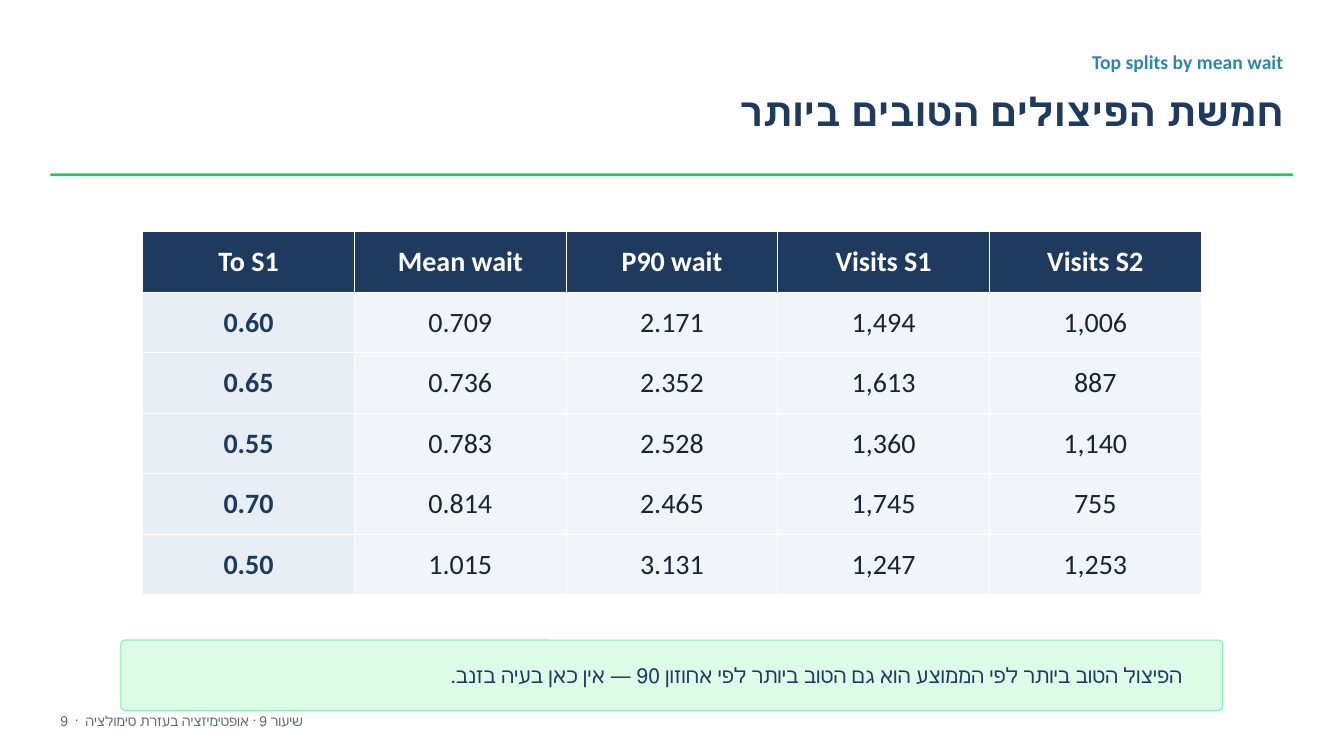
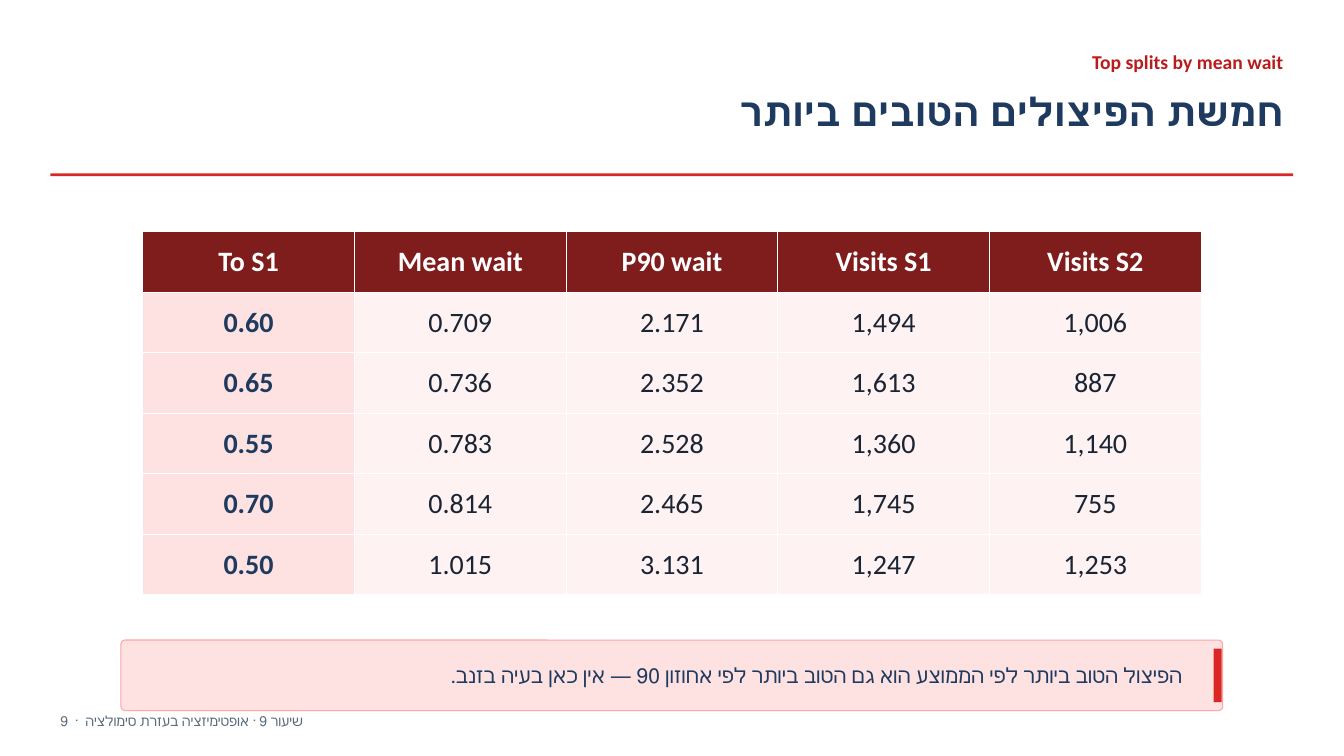
Before and after one commit to eliransher/sim_course, a slide deck: slide 10 of lectures/presentation/notebook_9_queueing_network_analysis.pptx. Drawn at 1344x756 pixels with LibreOffice and Linux fonts; fonts in the diff are those of the drawing. Boxes give left, top, right and bottom in pixels: in the first picture for what was removed or moved away, otherwise in the second. Text is boxed around its words. In the diff, an @@ line names an element or a change of style, - is before the commit and + after.

```diff
--- a/lectures/presentation/notebook_9_queueing_network_analysis.pptx
+++ b/lectures/presentation/notebook_9_queueing_network_analysis.pptx
@@ text "Top splits by mean wait" at bbox=[1092, 55, 1283, 72]: text colour #2E86AB to #B91C1C @@
@@ rectangle at bbox=[50, 173, 1294, 176]: fill #22C55E to #DC2626 @@
@@ table at bbox=[143, 232, 1202, 595] @@
@@ fill #1F3A5F to #7F1D1D in row 1 @@
@@ fill #E7EEF4 to #FEE2E2 in 5 cells @@
@@ fill #F1F5F9 to #FEF2F2 in 20 cells @@
@@ rounded rectangle at bbox=[121, 640, 1223, 711]: fill #DCFCE7 to #FEE2E2; outline #86EFAC 0.75 pt to #FCA5A5 0.75 pt @@
@@ rectangle added at bbox=[1214, 648, 1222, 702], fill #DC2626 @@
```
Also in this commit, not shown: 18 other slides changed, 3 other files.
